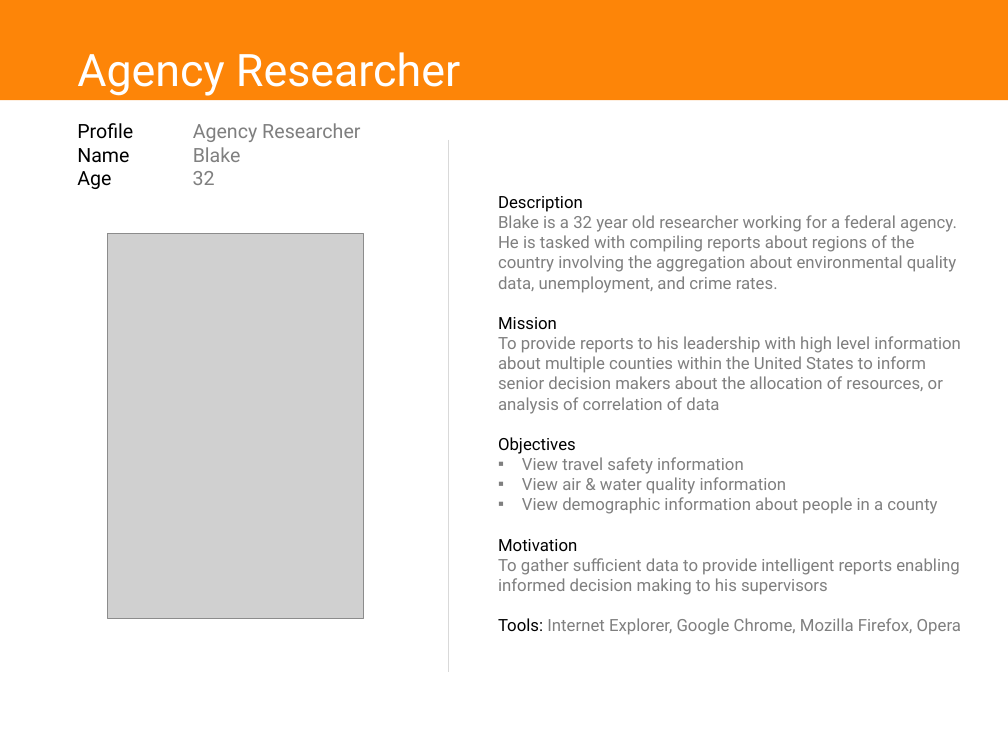
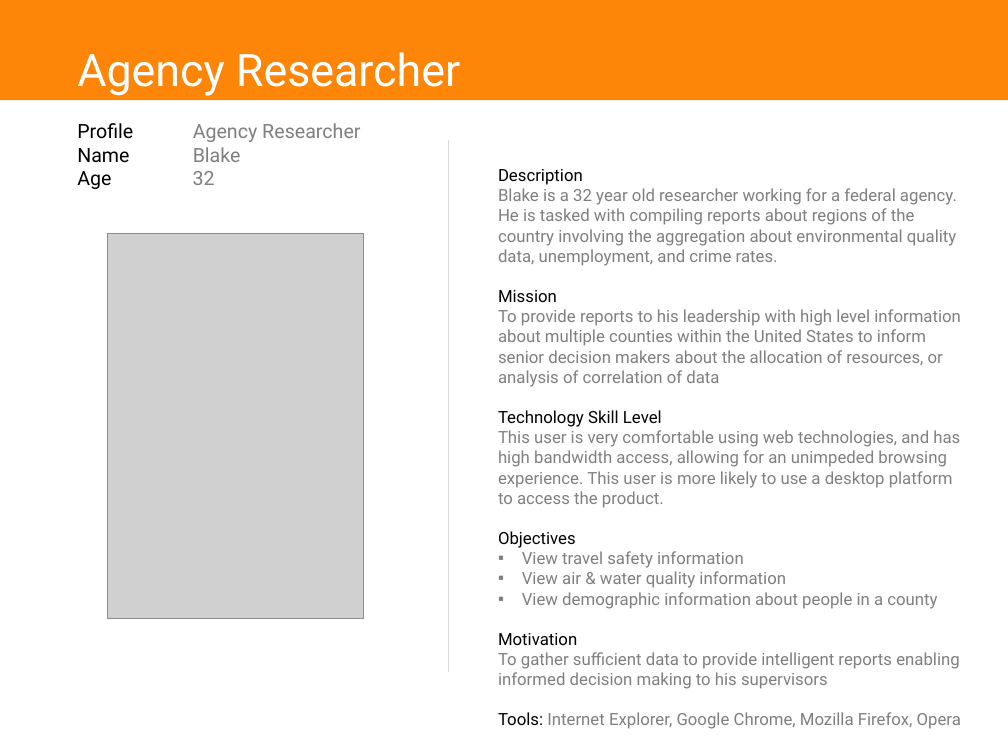
Before and after one commit to Octo-Hackathon/octo-mock2, a slide deck: slide 2 of Deliverables/UX/InFlow Personas and Workflows.pptx. Drawn at 1008x756 pixels with LibreOffice and Linux fonts; fonts in the diff are those of the drawing; grey boxes stand for pictures. Boxes give left, top, right and bottom in pixels: in the first picture for what was removed or moved away, otherwise in the second. Text is boxed around its words. In the diff, an @@ line names an element or a change of style, - is before the commit and + after.

```diff
--- a/Deliverables/UX/InFlow Personas and Workflows.pptx
+++ b/Deliverables/UX/InFlow Personas and Workflows.pptx
@@ text "Description": place and size @@
-text "Description" at [498,196,961,635]
+text "Description" at [498,169,961,729]
@@ text at [498,410,960,508]: paragraphs added @@
+Technology Skill Level
+This user is very comfortable using web technologies, and has high bandwidth access, allowing for an unimpeded browsing experience. This user is more likely to use a desktop platform to access the product.
```
Also in this commit, not shown: 3 other slides changed, 1 other file.
